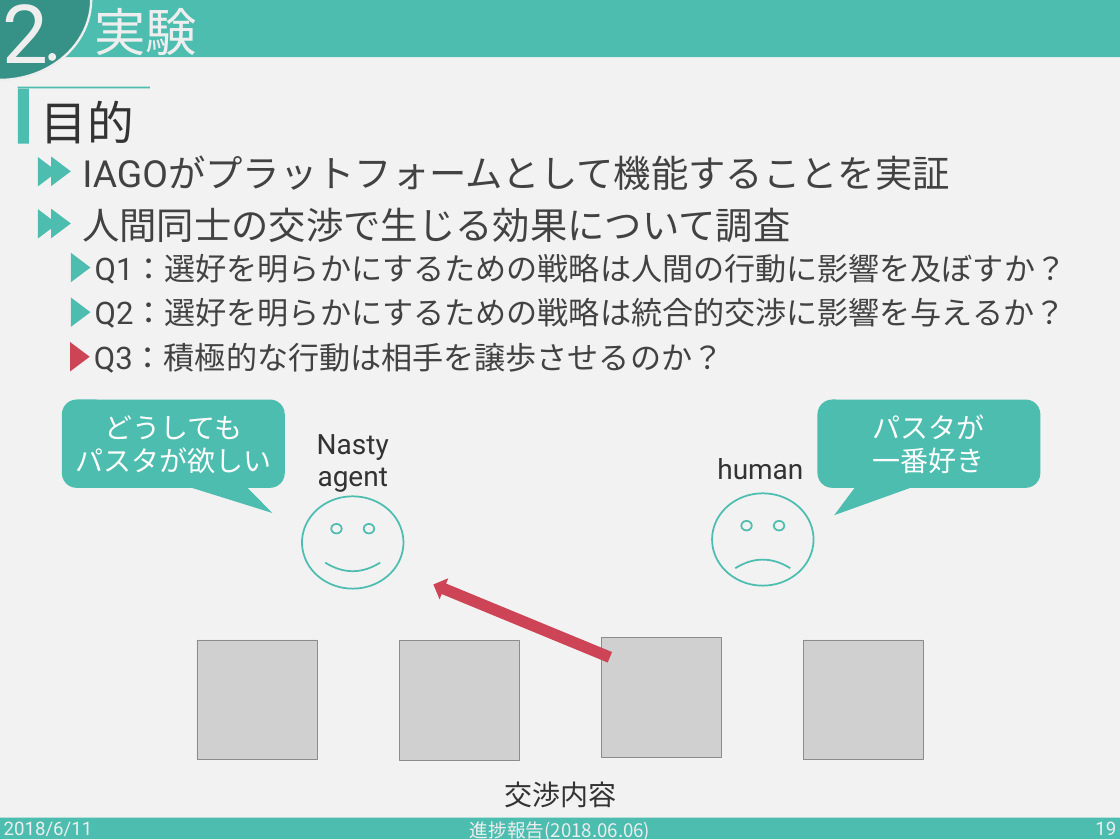
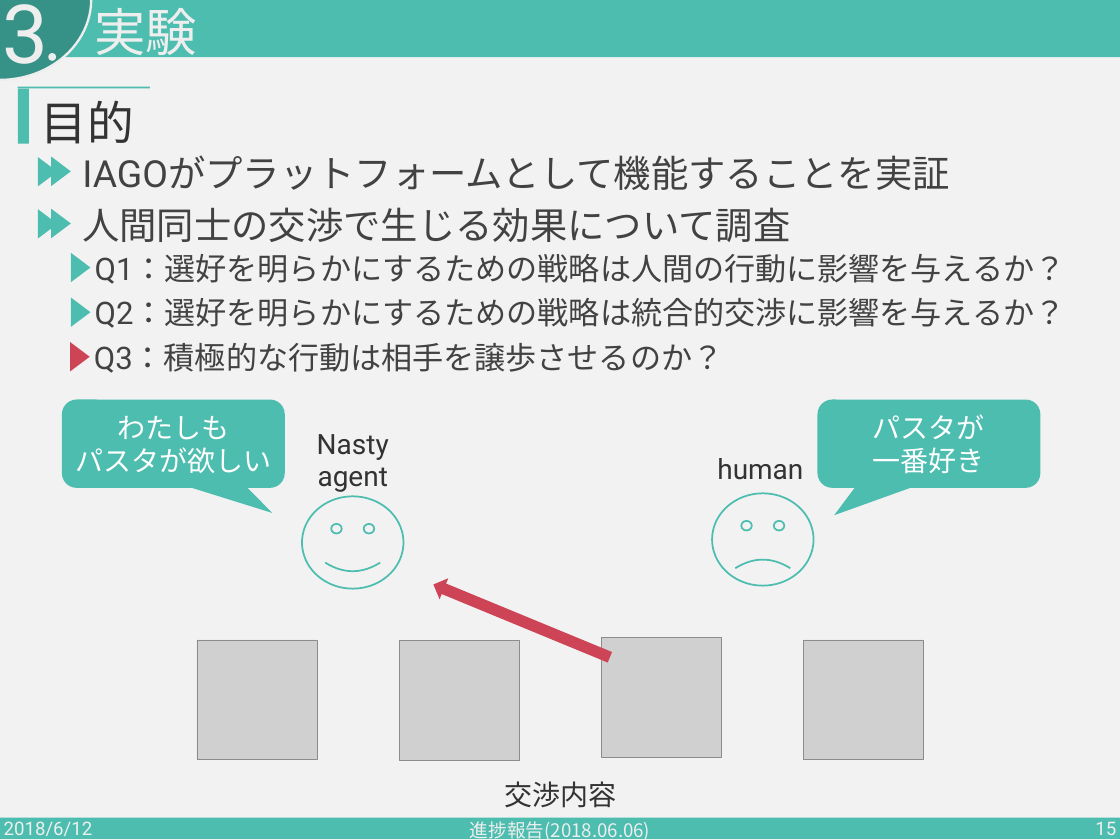
Before and after one commit to PajamaDrive/presentation, a slide deck: slide 15 of presentation_2nd.pptx (slide 19 before the commit). Drawn at 1120x840 pixels with LibreOffice and Linux fonts; fonts in the diff are those of the drawing; grey boxes stand for pictures. Boxes give left, top, right and bottom in pixels: in the first picture for what was removed or moved away, otherwise in the second. Text is boxed around its words. In the diff, an @@ line names an element or a change of style, - is before the commit and + after.

```diff
--- a/presentation_2nd.pptx
+++ b/presentation_2nd.pptx
@@ text at [2, 4, 48, 83]: text changed @@
-2
+3
@@ text at [95, 254, 1066, 284]: text changed @@
-Q1：選好を明らかにするための戦略は人間の行動に影響を及ぼすか？
+Q1：選好を明らかにするための戦略は人間の行動に影響を与えるか？
@@ text in rounded speech box at [117, 416, 229, 440]: text changed @@
-どうしても
+わたしも
@@ text at [4, 821, 93, 840]: text changed @@
-2018/6/11
+2018/6/12
@@ page number at [1095, 821, 1116, 840]: text changed @@
-19
+15
```
Also in this commit, not shown: 32 other slides changed, 4 slides removed.
